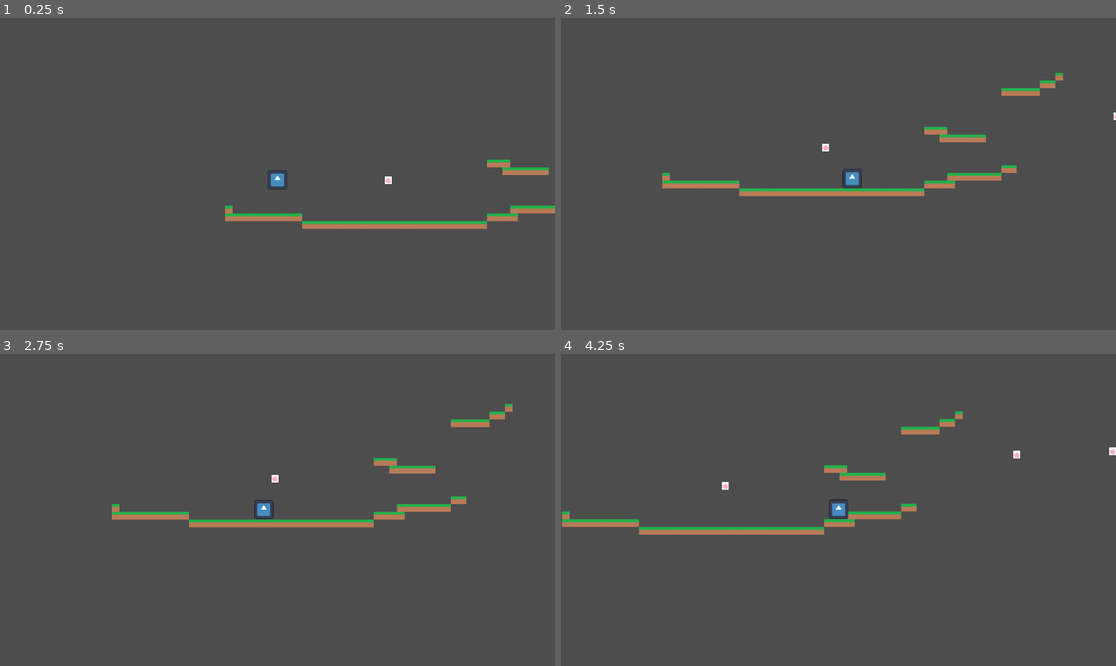
Above: before the commit, frames 1-4 (two rows, left to right).
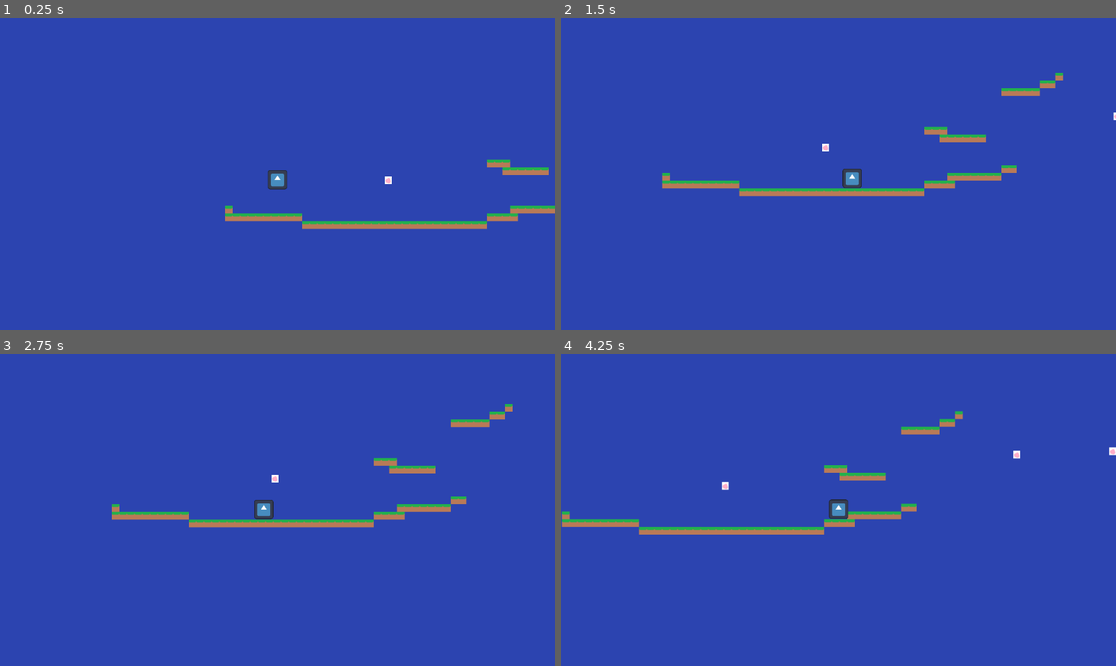
Above: after the commit, the same moments.

Repository: dennisupton/jumpstart
Game: Godot game, scene res://main.tscn
Two runs of this game, one before a commit and one after it. Both use one fixed random seed, a clock stepped at 60 frames per second and the inputs below. Before the commit the project has no main scene; this scene is started directly in both runs. The engine's default icon, where the game draws it, is replaced by a stand-in: a white triangle on a blue panel in a dark square.
Inputs:
- Up to frame 1 (0.25 s): no input
- Up to frame 2 (1.5 s): tap Enter (ui_accept) at 0.5, 0.77 s; hold Right (ui_right) from 0.53 s (still down)
- Up to frame 3 (2.75 s): tap Enter (ui_accept) at 1.52 s; release Right (ui_right) at 2.03 s; hold Left (ui_left) from 2.03 s (still down)
- Up to frame 4 (4.25 s): release Left (ui_left) at 2.78 s; hold Right (ui_right) from 2.78 s (still down); tap Enter (ui_accept) at 3.02, 3.77 s

The runs differ from the first frame. In frame 1, 98% of the frame differs, in the area x 0-100%, y 0-100%; in frame 2, 98%; in frame 3, 98%; in frame 4, 98%.

Commit message:
is a game really just a set of rules that we must follow

Diff:
--- a/main.tscn
+++ b/main.tscn
@@ -21,6 +21,12 @@
 
 [sub_resource type="CircleShape2D" id="CircleShape2D_hfb4q"]
 radius = 26.076809
+
+[sub_resource type="Environment" id="Environment_hfb4q"]
+glow_enabled = true
+glow_intensity = 1.73
+glow_strength = 1.25
+glow_bloom = 0.39
 
 [node name="main" type="Node2D" unique_id=1788206140]
 
@@ -98,3 +104,6 @@
 
 [node name="Sprite2D" type="Sprite2D" parent="parry5" unique_id=1451887613]
 texture = ExtResource("4_1bvp3")
+
+[node name="WorldEnvironment" type="WorldEnvironment" parent="." unique_id=740119383]
+environment = SubResource("Environment_hfb4q")
--- a/project.godot
+++ b/project.godot
@@ -11,6 +11,11 @@
 [application]
 
 config/name="jumpstart"
+run/main_scene="uid://qoqlqyifuqrc"
 config/features=PackedStringArray("4.7")
 boot_splash/bg_color=Color(0.15294118, 0.42352942, 0.7254902, 1)
 config/icon="res://assets/icon.svg"
+
+[rendering]
+
+environment/defaults/default_clear_color=Color(0.17254902, 0.26666668, 0.6901961, 1)
Not shown, added: build (2).zip
Not shown, added: build.zip
